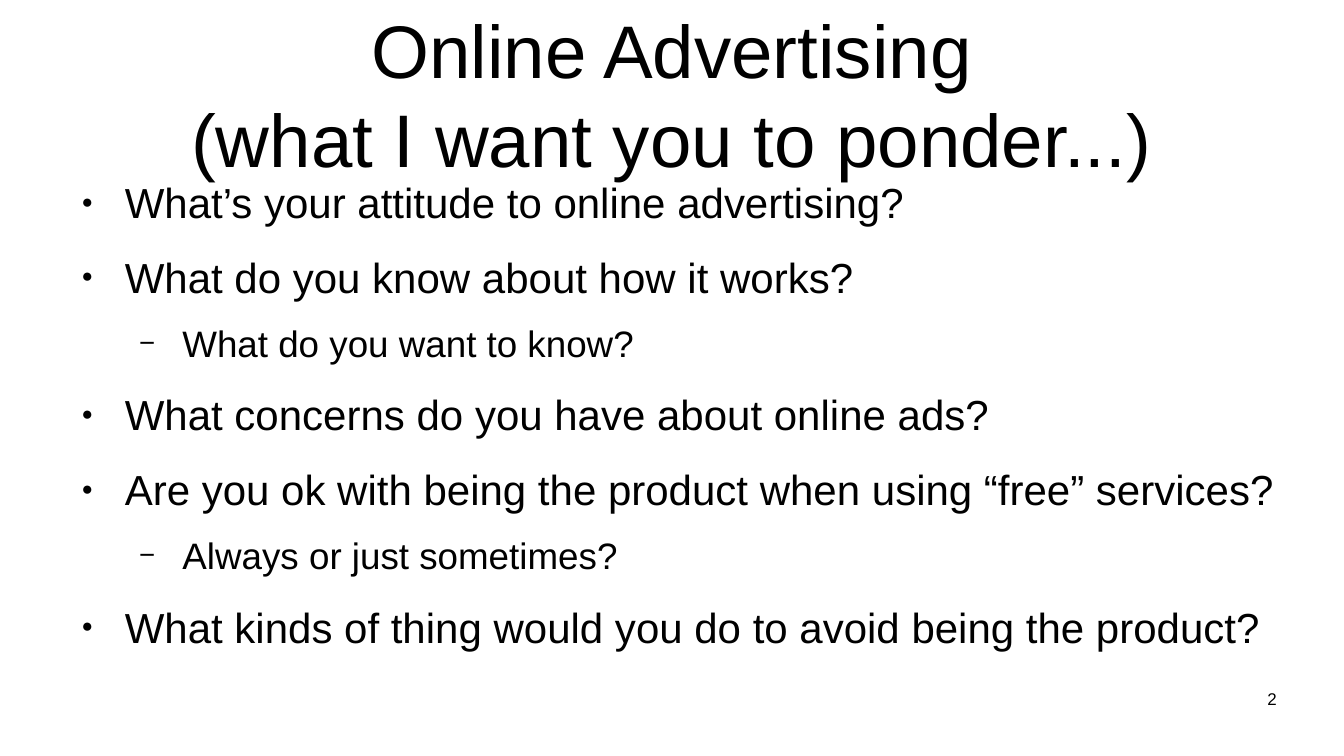
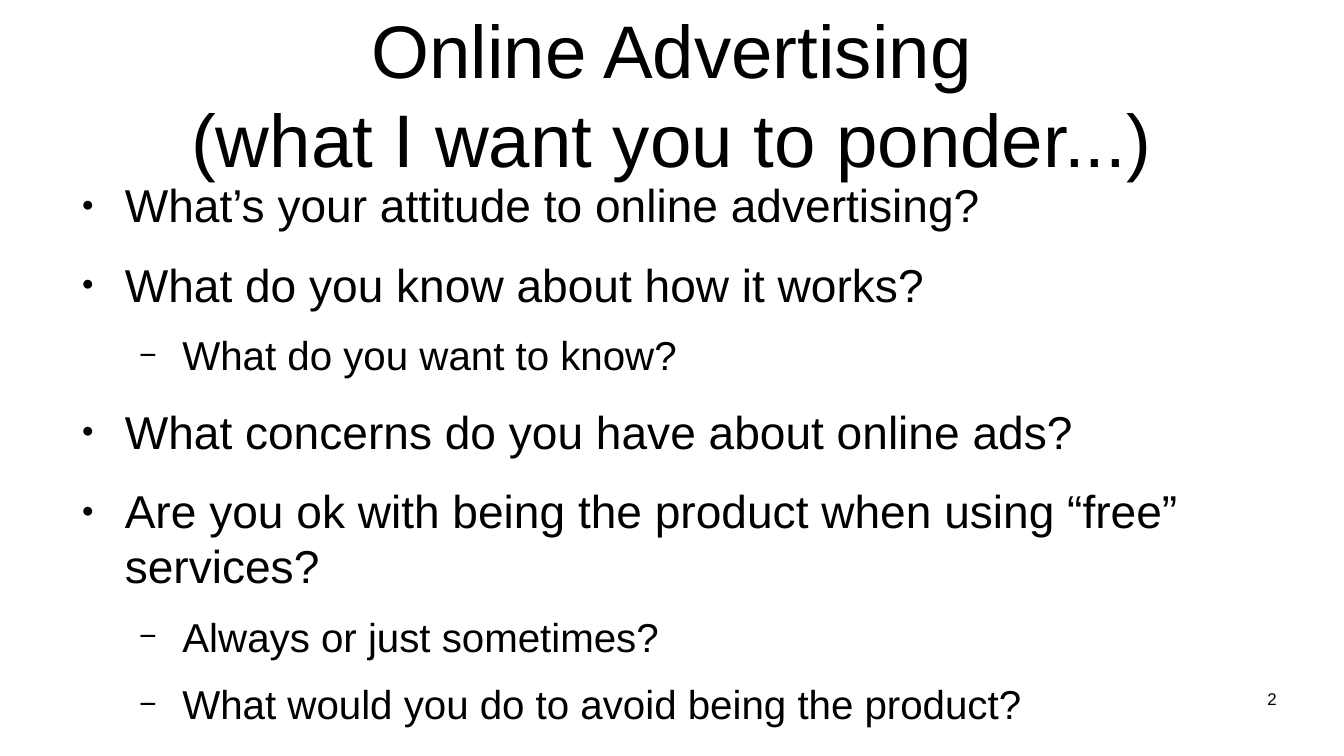
Before and after one commit to sftcd/witidtm, a slide deck: slide 2 of lectures/2021-2022/600-ads.odp. Drawn at 1344x756 pixels with LibreOffice and Linux fonts; fonts in the diff are those of the drawing. Boxes give left, top, right and bottom in pixels: in the first picture for what was removed or moved away, otherwise in the second. Text is boxed around its words. In the diff, an @@ line names an element or a change of style, - is before the commit and + after.

```diff
--- a/lectures/2021-2022/600-ads.odp
+++ b/lectures/2021-2022/600-ads.odp
@@ text at (125, 188, 1177, 660): size 24.8 to 27.2 pt in "What’s your attitude to online advertising?", "What do you know about how it ...", "What concerns do you have about online ...", "Are you ok with being the product ..."; size 21.7 to 23.8 pt in "What do you want to know?", "Always or just sometimes?" @@
@@ text at (182, 689, 1022, 727): text changed; size 24.8 to 23.8 pt @@
-● What kinds of thing would you do to avoid being the product?
+  − What would you do to avoid being the product?
```
Also in this commit, not shown: 9 other slides changed, 1 slide added, 1 other file.
